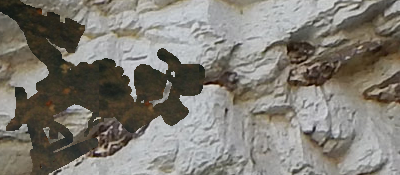
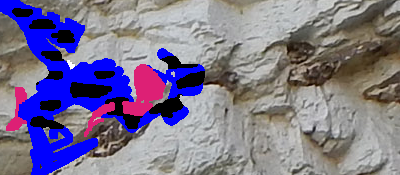
Two versions of the same layered image (400x175). Layer-by-layer changes:
showed "pits" over [6, 49, 166, 137]
added layer "Layer copy" above "Layer" over [0, 0, 205, 175]
showed "Layer" over [0, 0, 205, 175]
painted on "cut" over [67, 60, 75, 69]
